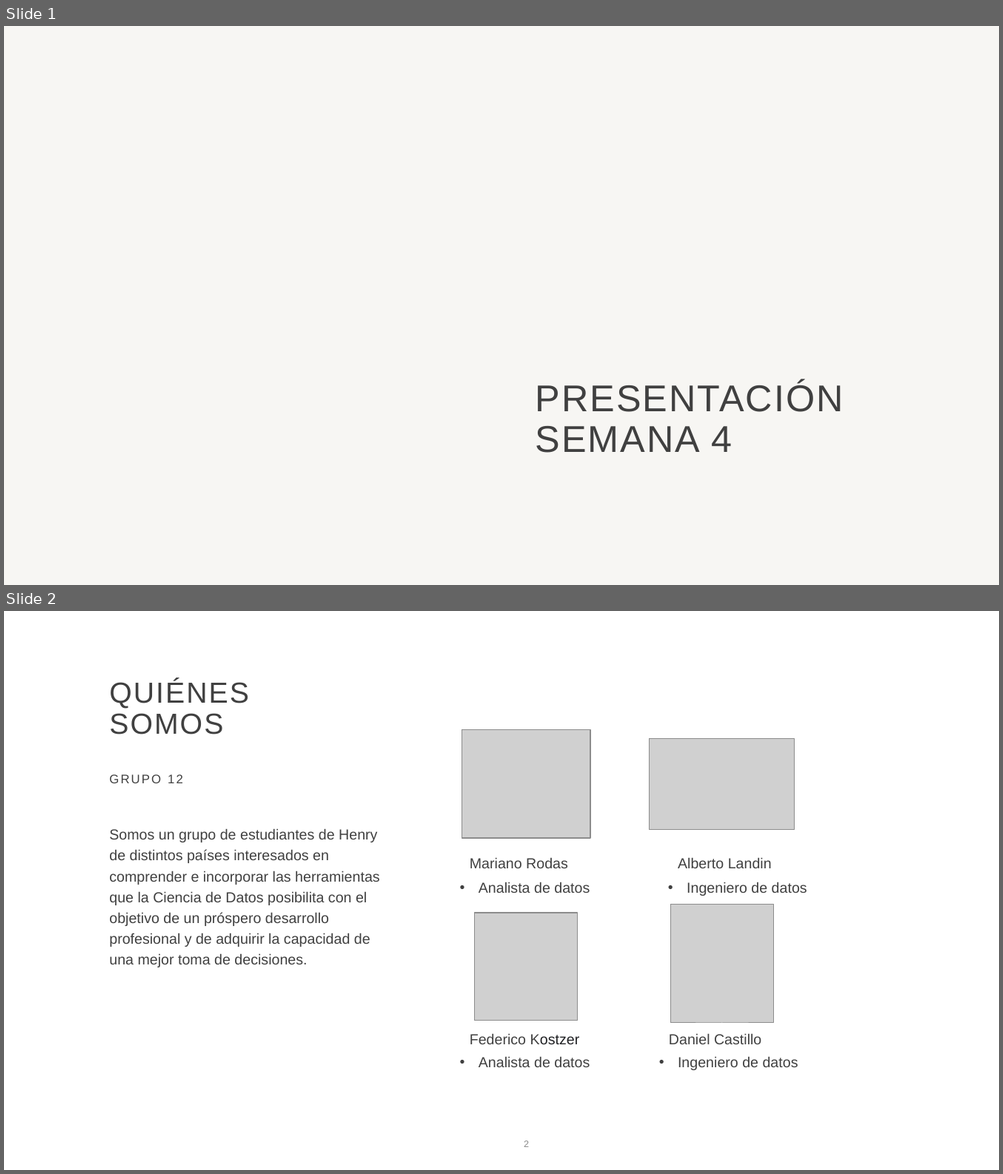
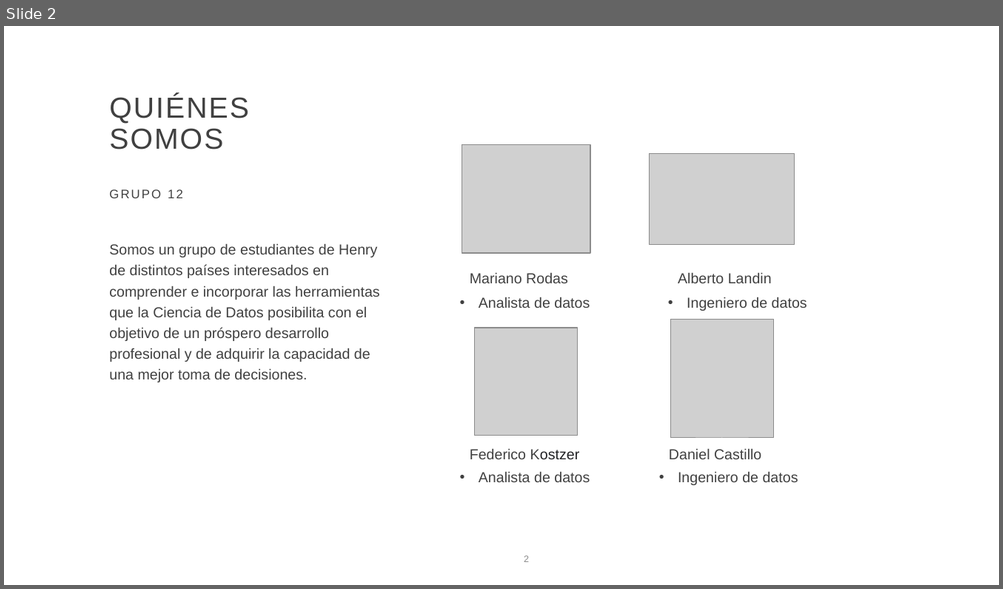
Before and after one commit to AlbertoLandinWork/PG-Olist-grupo12, a slide deck: presentaciones/Presentacion_Semana4.pptx. Shown one above the other, each under a label of ours: slides 1 and 2 before the commit, slide 2 after it. The pictures are 1003x1174 and 1003x589 pixels, drawn with LibreOffice and Linux fonts; fonts in the diff are those of the drawing; grey boxes stand for pictures; background and template pictures are left out. Boxes give left, top, right and bottom in pixels: in the first picture for what was removed or moved away, otherwise in the second. Text is boxed around its words. In the diff, an @@ line names an element or a change of style, - is before the commit and + after.

```diff
--- a/presentaciones/Presentacion_Semana4.pptx
+++ b/presentaciones/Presentacion_Semana4.pptx
@@ slide 1 removed at (x1=4, y1=26, x2=999, y2=585), background #F7F6F3 @@
@@ title removed at (x1=535, y1=382, x2=843, y2=453) @@
-PRESENTACIÓN SEMANA 4
```
Also in this commit, not shown: 7 slides changed, 3 slides added.
